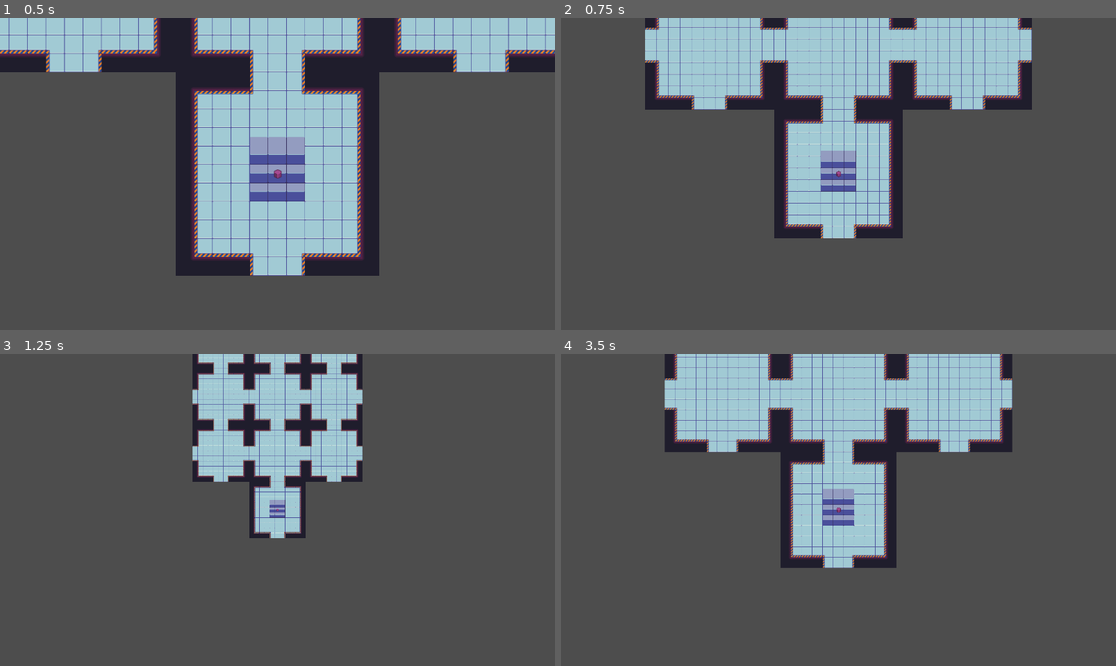
Above: before the commit, frames 1-4 (two rows, left to right).
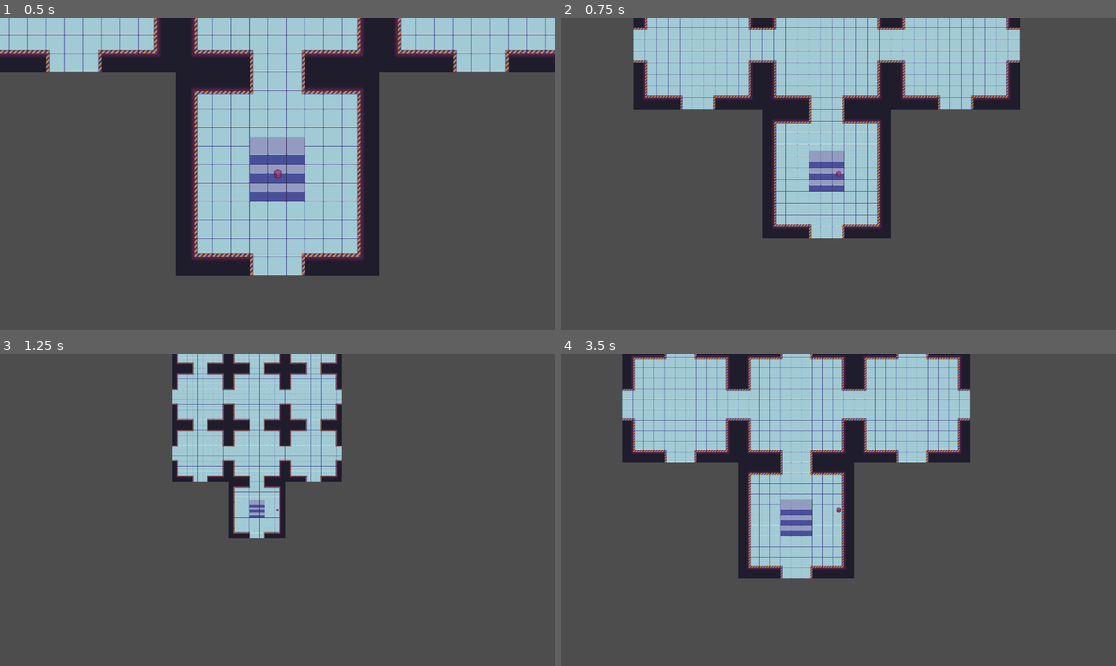
Above: after the commit, the same moments.

Repository: HotBurgi/a-cubes-journey
Game: Godot game, scene res://Origin.tscn
Same seed, same stepped clock (60 frames per second), same inputs: the game is played once before the commit and once after it.
Inputs:
- Up to frame 1 (0.5 s): no input
- Up to frame 2 (0.75 s): tap Enter at 0.5 s; hold D (ui_right, bound only after the commit) from 0.53 s (still down); hold E (zoom_in) from 0.53 s (still down)
- Up to frame 3 (1.25 s): keep holding D (ui_right, bound only after the commit); keep holding E (zoom_in)
- Up to frame 4 (3.5 s): release D (ui_right, bound only after the commit) at 1.28 s; release E (zoom_in) at 1.28 s; hold S (ui_down, bound only after the commit) 1.28-2.03 s; tap Q (zoom_out) at 1.35, 2.85 s; hold D (ui_right, bound only after the commit) 2.03-2.78 s; hold E (zoom_in) 2.03-2.78 s; hold W (ui_up, bound only after the commit) from 2.78 s (still down)

Frame 1 is identical in both runs. In frame 2, 9.0% of the frame differs, in the area x 13-85%, y 0-71%; in frame 3, 9.4%; in frame 4, 22%, in the area x 11-82%, y 0-72%.

Commit message:
Collision Detection && Rebind Keys

Diff:
--- a/cubes-jurney/Origin.tscn
+++ b/cubes-jurney/Origin.tscn
@@ -1,8 +1,8 @@
 [gd_scene load_steps=5 format=3 uid="uid://c7dewqk1md466"]
 
-[ext_resource type="Script" uid="uid://4626jmmijwit" path="res://camera_2d.gd" id="1_t0h8o"]
+[ext_resource type="Script" uid="uid://4626jmmijwit" path="res://scripts/camera_2d.gd" id="1_t0h8o"]
 [ext_resource type="Texture2D" uid="uid://2iv13ag3xin1" path="res://Player_sprite.png" id="2_a67vy"]
-[ext_resource type="Script" uid="uid://d04feypiqup2m" path="res://player.gd" id="3_btd2o"]
+[ext_resource type="Script" uid="uid://d04feypiqup2m" path="res://scripts/player.gd" id="3_btd2o"]
 
 [sub_resource type="GDScript" id="GDScript_gnasd"]
 script/source = "extends Node2D
@@ -23,10 +23,7 @@
 					[\"\", \"\", \"\"],
 					[\"empty\", \"boss\", \"empty\"]
 					]
-	print(len(GlobalVariables.MAP))
-	print(len(path_map))
-	print(len(GlobalVariables.MAP[0]))
-	print(len(path_map[0]))
+
 	for i in range(len(path_map)):
 		for j in range(len(path_map[0])):
 			if GlobalVariables.MAP[i][j] == -2:
--- a/cubes-jurney/project.godot
+++ b/cubes-jurney/project.godot
@@ -17,7 +17,7 @@
 
 [autoload]
 
-GlobalVariables="*res://global_variables.gd"
+GlobalVariables="*res://scripts/global_variables.gd"
 
 [display]
 
@@ -26,6 +26,34 @@
 
 [input]
 
+ui_left={
+"deadzone": 0.5,
+"events": [Object(InputEventKey,"resource_local_to_scene":false,"resource_name":"","device":-1,"window_id":0,"alt_pressed":false,"shift_pressed":false,"ctrl_pressed":false,"meta_pressed":false,"pressed":false,"keycode":65,"physical_keycode":0,"key_label":0,"unicode":97,"location":0,"echo":false,"script":null)
+, Object(InputEventJoypadButton,"resource_local_to_scene":false,"resource_name":"","device":0,"button_index":13,"pressure":0.0,"pressed":false,"script":null)
+, Object(InputEventJoypadMotion,"resource_local_to_scene":false,"resource_name":"","device":0,"axis":0,"axis_value":-1.0,"script":null)
+]
+}
+ui_right={
+"deadzone": 0.5,
+"events": [Object(InputEventKey,"resource_local_to_scene":false,"resource_name":"","device":-1,"window_id":0,"alt_pressed":false,"shift_pressed":false,"ctrl_pressed":false,"meta_pressed":false,"pressed":false,"keycode":68,"physical_keycode":0,"key_label":0,"unicode":100,"location":0,"echo":false,"script":null)
+, Object(InputEventJoypadButton,"resource_local_to_scene":false,"resource_name":"","device":0,"button_index":14,"pressure":0.0,"pressed":false,"script":null)
+, Object(InputEventJoypadMotion,"resource_local_to_scene":false,"resource_name":"","device":0,"axis":0,"axis_value":1.0,"script":null)
+]
+}
+ui_up={
+"deadzone": 0.5,
+"events": [Object(InputEventKey,"resource_local_to_scene":false,"resource_name":"","device":-1,"window_id":0,"alt_pressed":false,"shift_pressed":false,"ctrl_pressed":false,"meta_pressed":false,"pressed":false,"keycode":87,"physical_keycode":0,"key_label":0,"unicode":119,"location":0,"echo":false,"script":null)
+, Object(InputEventJoypadButton,"resource_local_to_scene":false,"resource_name":"","device":0,"button_index":11,"pressure":0.0,"pressed":false,"script":null)
+, Object(InputEventJoypadMotion,"resource_local_to_scene":false,"resource_name":"","device":0,"axis":1,"axis_value":-1.0,"script":null)
+]
+}
+ui_down={
+"deadzone": 0.5,
+"events": [Object(InputEventKey,"resource_local_to_scene":false,"resource_name":"","device":-1,"window_id":0,"alt_pressed":false,"shift_pressed":false,"ctrl_pressed":false,"meta_pressed":false,"pressed":false,"keycode":83,"physical_keycode":0,"key_label":0,"unicode":115,"location":0,"echo":false,"script":null)
+, Object(InputEventJoypadButton,"resource_local_to_scene":false,"resource_name":"","device":0,"button_index":12,"pressure":0.0,"pressed":false,"script":null)
+, Object(InputEventJoypadMotion,"resource_local_to_scene":false,"resource_name":"","device":0,"axis":1,"axis_value":1.0,"script":null)
+]
+}
 zoom_in={
 "deadzone": 0.2,
 "events": [Object(InputEventKey,"resource_local_to_scene":false,"resource_name":"","device":0,"window_id":0,"alt_presse …(189 unchanged characters)…
--- a/cubes-jurney/player.gd
+++ b/cubes-jurney/scripts/player.gd
@@ -1,7 +1,7 @@
 extends Sprite2D
 
 var wait_timer := 0.0
-var rel_pos = Vector2.ZERO
+var rel_pos = Vector2(5,5)
 var curr_room = Vector2(0, 1)
 
 const MOVE_INTERVAL := 0.2  # Seconds between moves (adjust as needed)
@@ -34,5 +34,6 @@
 	#var map = GlobalVariables.maps[GlobalVariables[curr_room.x][curr_room.y]]
 	var map = GlobalVariables.maps[0]
 	# check collision
-
+	if(map[x][y] != 0 or map[x][y]==2):   # non dovremmo tenere 2 per le porte, le porte metti 0, non serve a nulla
+		return false
 	return true
Renamed: cubes-jurney/camera_2d.gd -> cubes-jurney/scripts/camera_2d.gd
Renamed: cubes-jurney/camera_2d.gd.uid -> cubes-jurney/scripts/camera_2d.gd.uid
Renamed: cubes-jurney/global_variables.gd -> cubes-jurney/scripts/global_variables.gd
Renamed: cubes-jurney/global_variables.gd.uid -> cubes-jurney/scripts/global_variables.gd.uid
Renamed: cubes-jurney/player.gd.uid -> cubes-jurney/scripts/player.gd.uid
